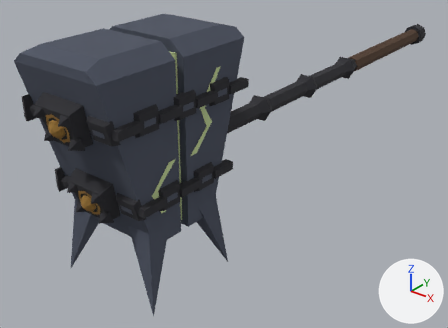
What one commit did to the FBX model client/Assets/Resources/Items/Sealbreaker.fbx.
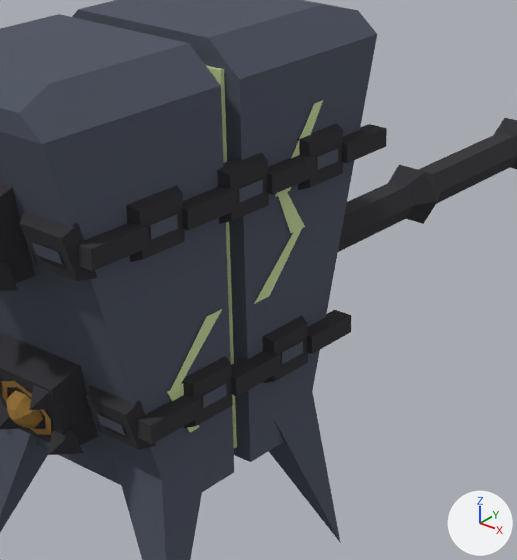
Old and new are each drawn whole from a 50 mm lens placed at (0.854, -1.852, 0.559), pointed at (-0.103, -0.655, -0.183) and again close up on the part from 17% to 68% of the width and 7% to 82% of the height. The lights are fixed; the arrows at lower right show +X, +Y and +Z. The first two pictures are the older version. Where no turn or scale is listed for an object, it has been applied to the vertices. Vertices at exactly the same position are counted once.

The scene before the commit, as lines of its bpy script (objects in view):
```python
me_sealbreaker = bpy.data.meshes.new('Sealbreaker')
me_sealbreaker.from_pydata(...)  # 701 vertices, 820 faces; spans x -0.13..0.13, y -1.27..0.36, z -0.26..0.27
# faces by material slot: [90, 600, 34, 20, 76]
me_sealbreaker.materials.append(mat_slate)  # greyish blue #4c5261
me_sealbreaker.materials.append(mat_blackiron)  # dark grey #2e2e33
me_sealbreaker.materials.append(mat_lye)  # green #c7d99e
me_sealbreaker.materials.append(mat_umber)  # brown #523d2e
me_sealbreaker.materials.append(mat_bronze)  # brown #997333
ob_sealbreaker = bpy.data.objects.new('Sealbreaker', me_sealbreaker)
ob_sealbreaker.location = (0.0, 0.0, 0.0)
```
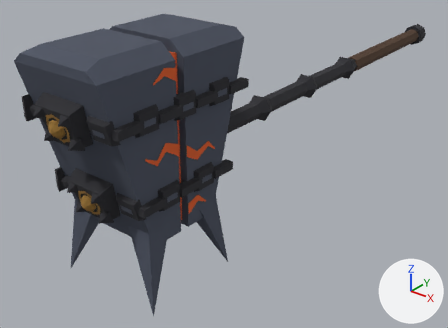
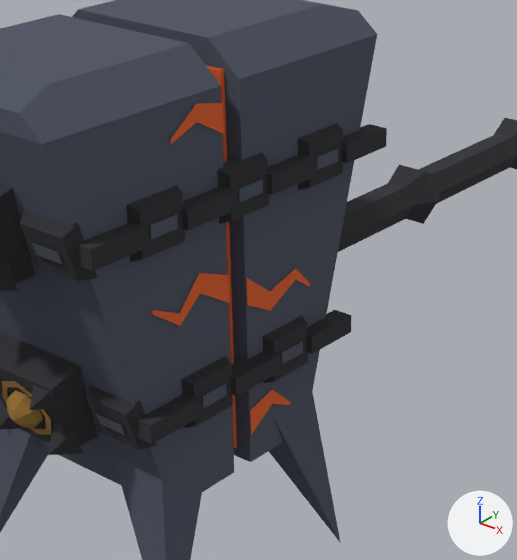
What differs and where, as boxes (x1, y1, x2, y2) in the close-ups (517 x 560 px):
part 1 of me_sealbreaker, deleted
    before: (167, 100, 323, 432)
part 2 of me_sealbreaker, built on
    before: (254, 228, 302, 304)
    after: (152, 103, 310, 435)
part 3 of me_sealbreaker, recoloured
    both: (206, 65, 237, 448)

Patch to the scene script:
```diff
--- a/client/Assets/Resources/Items/Sealbreaker.fbx.py
+++ b/client/Assets/Resources/Items/Sealbreaker.fbx.py
@@ mat_ember @@
+mat_ember = principled_material('Ember')
+mat_ember.base_color = (0.745, 0.117, 0.0232)  # orange #e0602a
+mat_ember.roughness = 1.0
@@ me_sealbreaker @@
 # used by ob_sealbreaker; location = (0.0, 0.0, 0.0)
-me_sealbreaker.from_pydata(...)  # 701 vertices, 820 faces; spans x -0.13..0.13, y -1.27..0.36, z -0.26..0.27
+me_sealbreaker.from_pydata(...)  # 717 vertices, 830 faces; spans x -0.13..0.13, y -1.27..0.36, z -0.26..0.27
+# me_sealbreaker part 1: 6 loose pieces with 24 vertices, spanning x -0.11..0.11, y -1.14..-0.93, z -0.05..0.2, are deleted
+# me_sealbreaker part 2
+# 7 vertices are removed from x -0.11..0.11, y -1.03..-0.96, z 0.04..0.13
+# 7 faces are deleted
+# 39 vertices are added at x -0.11..0.11, y -1.15..-0.95, z -0.09..0.23
+# 14 new faces join them, mat_ember (orange #e0602a)
+# 5 new faces join them, mat_blackiron (dark grey #2e2e33)
+# me_sealbreaker part 3: 24 faces spanning x -0.09..0.09, y -1.06..-1.04, z -0.11..0.25 switch from mat_lye (green #c7d99e) to mat_ember (orange #e0602a)
+# other edits to the shape of me_sealbreaker do not show in these pictures
 me_sealbreaker.materials.append(mat_slate)
```
